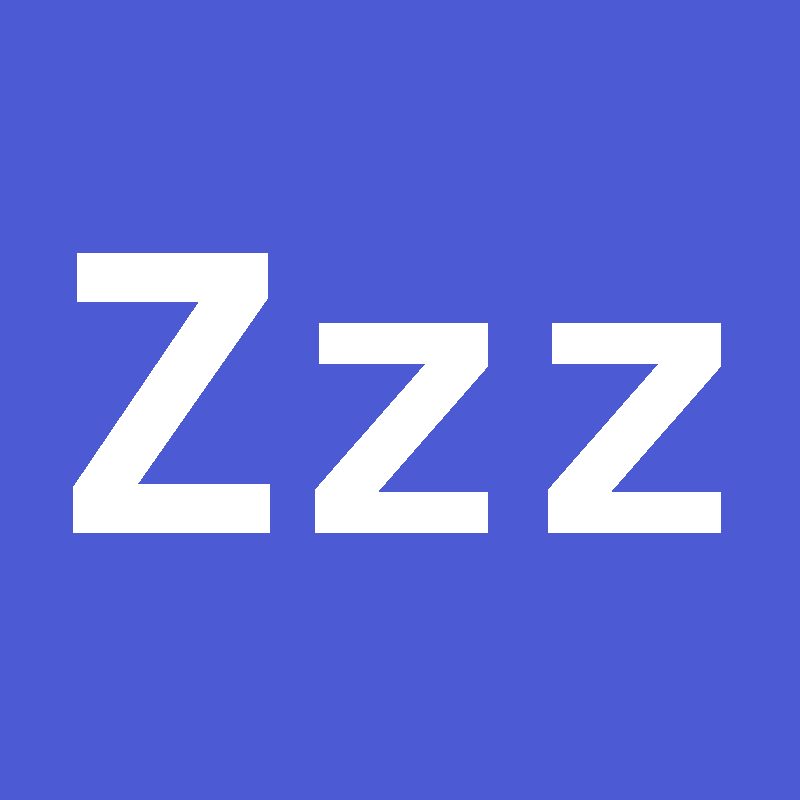
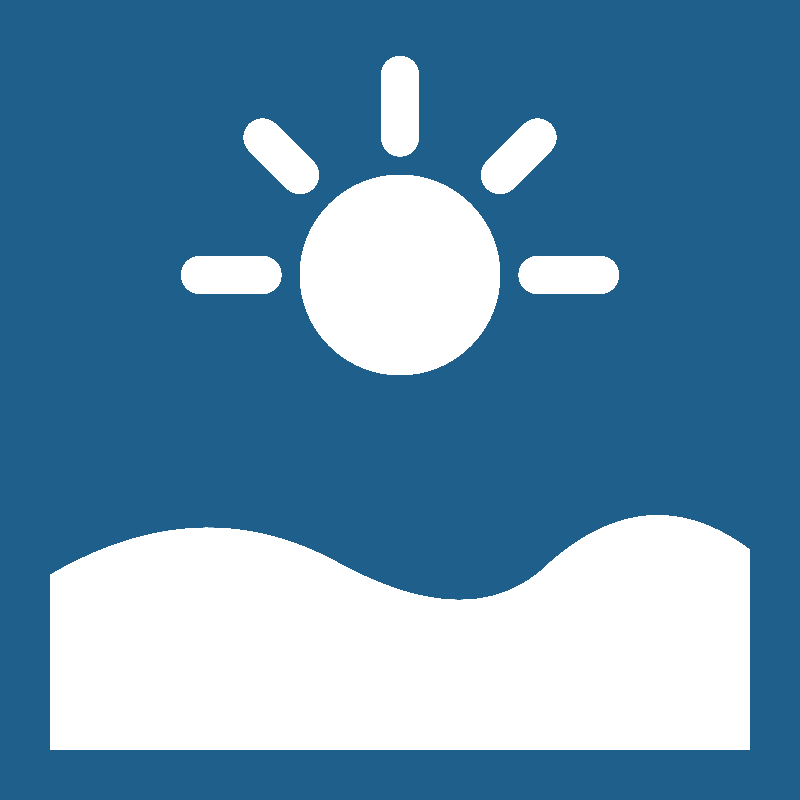
The second w=800, h=800 image is a revision of the first. Changes to its layers:
moved "Background" above "Icon", painted on it over (0, 0, 800, 800)
removed layer "Salt BG" over (73, 253, 721, 533)
renamed "Zzz" to "Icon", showed it, painted on it over (50, 56, 750, 750)